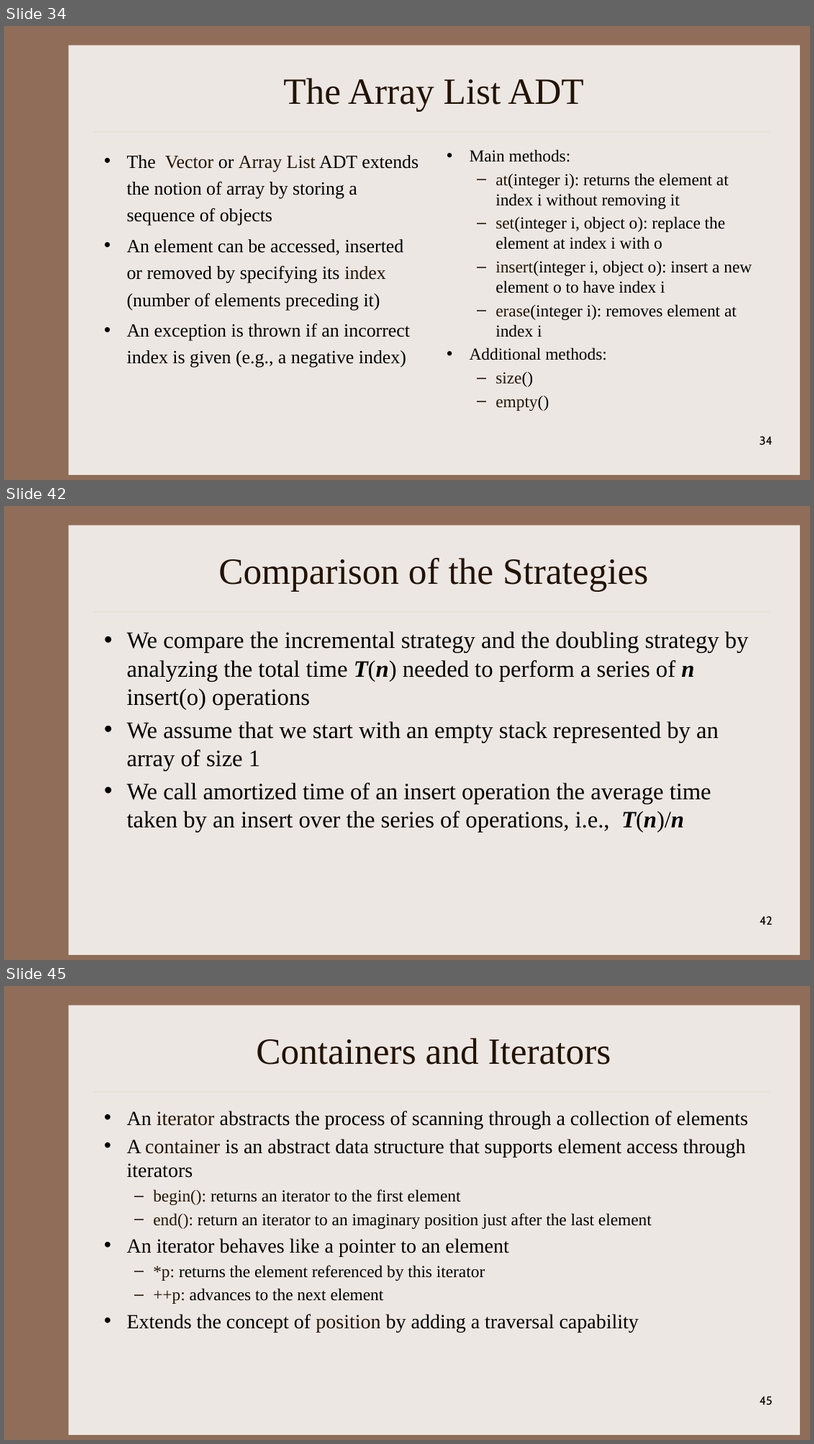
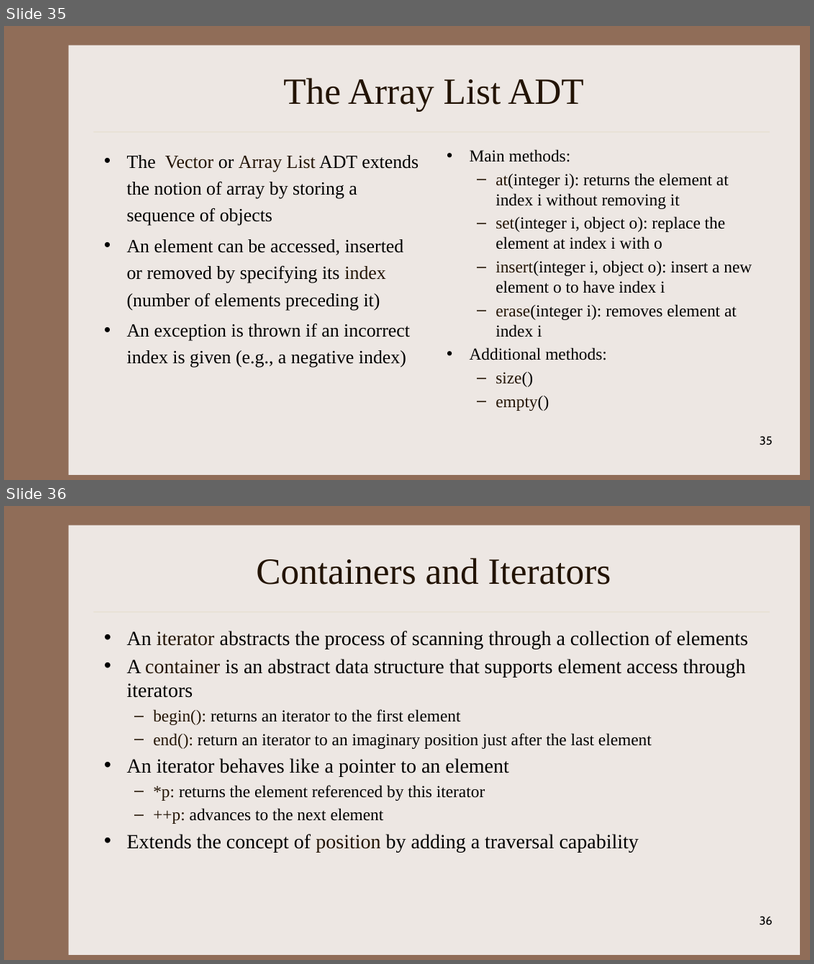
Before and after one commit to kapsitis/rbs-datastructures, a slide deck: slides/DS_Week04_02_StacksAndQueues.pptx. Shown one above the other, each under a label of ours: slides 34, 42 and 45 before the commit, slides 35 and 36 after it; the slides between them are not shown. The pictures are 814x1444 and 814x964 pixels, drawn with LibreOffice and Linux fonts; fonts in the diff are those of the drawing. Boxes give left, top, right and bottom in pixels: in the first picture for what was removed or moved away, otherwise in the second. Text is boxed around its words. In the diff, an @@ line names an element or a change of style, - is before the commit and + after.

```diff
--- a/slides/DS_Week04_02_StacksAndQueues.pptx
+++ b/slides/DS_Week04_02_StacksAndQueues.pptx
@@ slide 42 removed at (4,506,810,960), background #906D58; not listed: 2 template elements that a slide beside it also shows @@
@@ title removed at (219,558,648,591) @@
-Comparison of the Strategies
@@ text removed at (127,631,749,831) @@
-• We compare the incremental strategy and the doubling strategy by analyzing the total time T(n) needed to perform a series of n insert(o) operations
-• We assume that we start with an empty stack represented by an array of size 1
-• We call amortized time of an insert operation the average time taken by an insert over the series of operations, i.e., T(n)/n
@@ page number removed at (760,916,773,924) @@
-42
@@ what was slide 34 is now slide 35 @@
@@ page number at (760,436,773,445): text changed @@
-34
+35
@@ what was slide 45 is now slide 36 @@
@@ page number at (760,916,773,925): text changed @@
-45
+36
```
Also in this commit, not shown: 4 slides changed, 1 slide added, 9 other slides removed, 17 other files.
